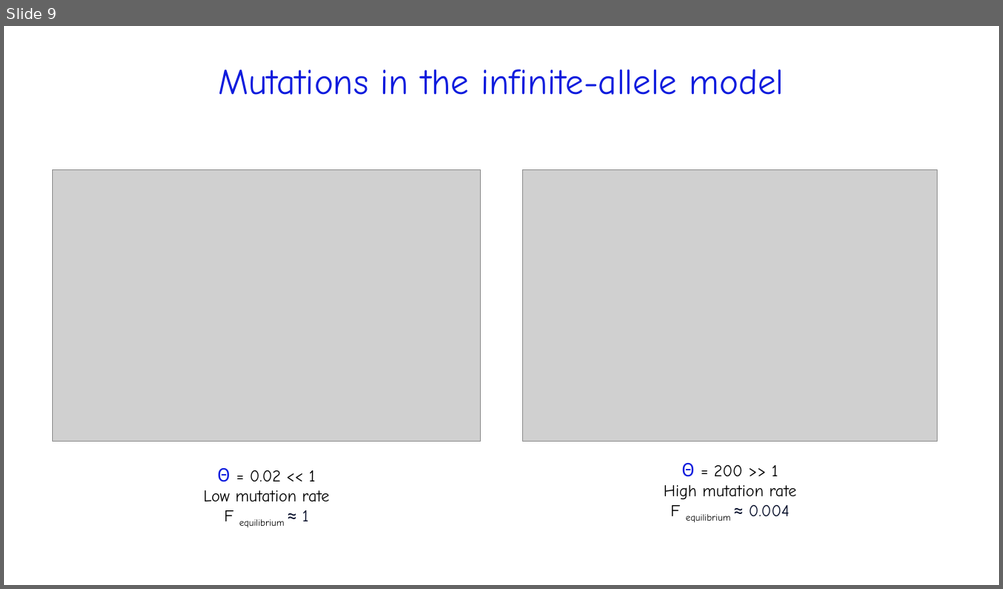
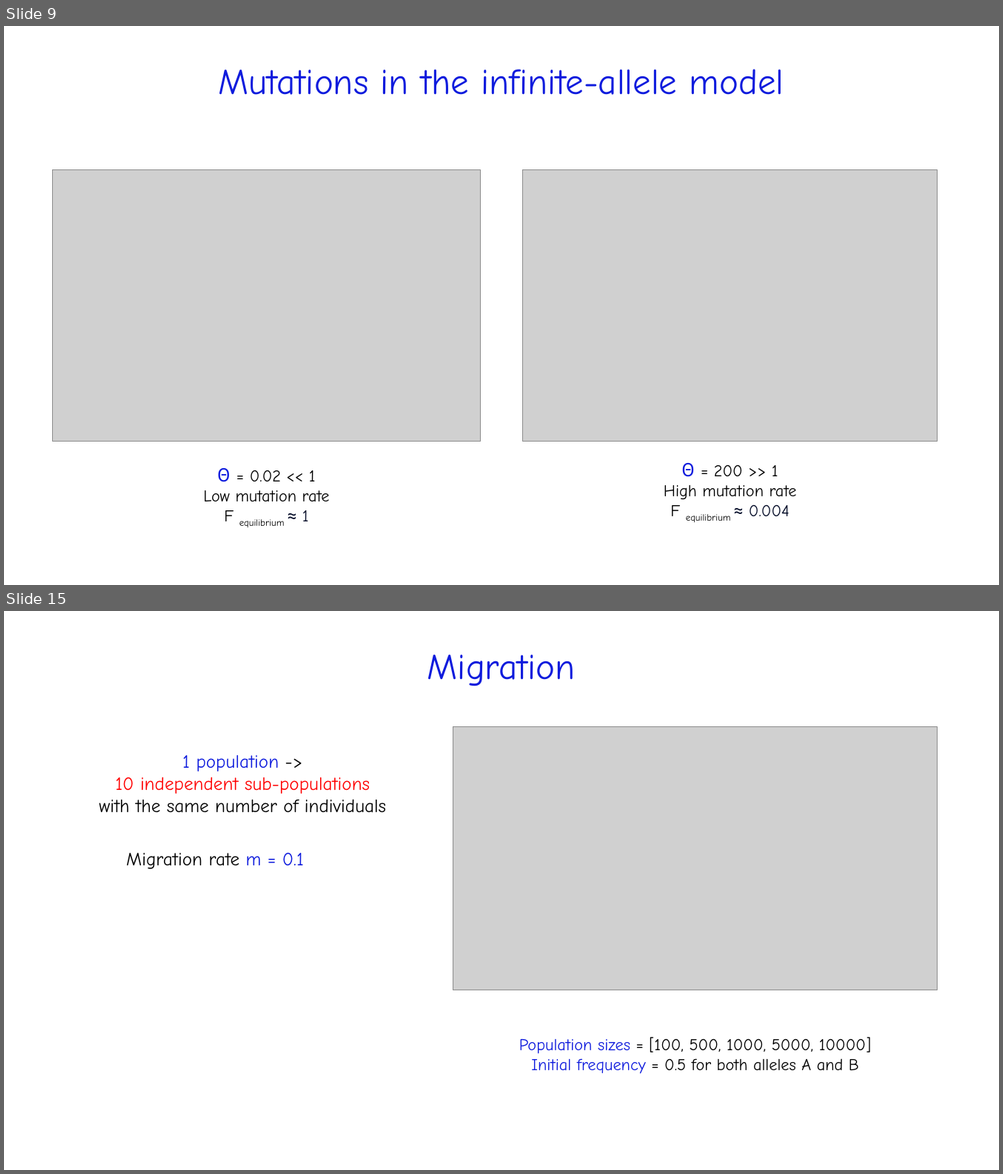
Before and after one commit to kgaydukova/PopulationGeneticsProject, a slide deck: GPOP_Gaydukova_slides.pptx. Shown one above the other, each under a label of ours: slide 9 before the commit, slides 9 and 15 after it; the slides between them are not shown. The pictures are 1003x589 and 1003x1174 pixels, drawn with LibreOffice and Linux fonts; fonts in the diff are those of the drawing; grey boxes stand for pictures. Boxes give left, top, right and bottom in pixels: in the first picture for what was removed or moved away, otherwise in the second. Text is boxed around its words. In the diff, an @@ line names an element or a change of style, - is before the commit and + after.

```diff
--- a/GPOP_Gaydukova_slides.pptx
+++ b/GPOP_Gaydukova_slides.pptx
@@ slide 15 added at <box>4,611,999,1170</box>, background #FFFFFF @@
@@ title added at <box>427,655,575,686</box>, 35 pt, text #0E1BDD @@
+Migration
@@ picture added at <box>453,726,936,990</box> @@
@@ text added at <box>99,755,386,813</box>, 18 pt, text #000000 @@
+1 population ->
+10 independent sub-populations
+with the same number of individuals
@@ text added at <box>126,853,304,869</box>, 18 pt, text #000000 @@
+Migration rate m = 0.1
@@ text added at <box>519,1037,871,1074</box>, 16 pt, text #000000 @@
+Population sizes = [100, 500, 1000, 5000, 10000]
+Initial frequency = 0.5 for both alleles A and B
```
Also in this commit, not shown: 3 slides changed, 5 other slides added, 1 other file.
